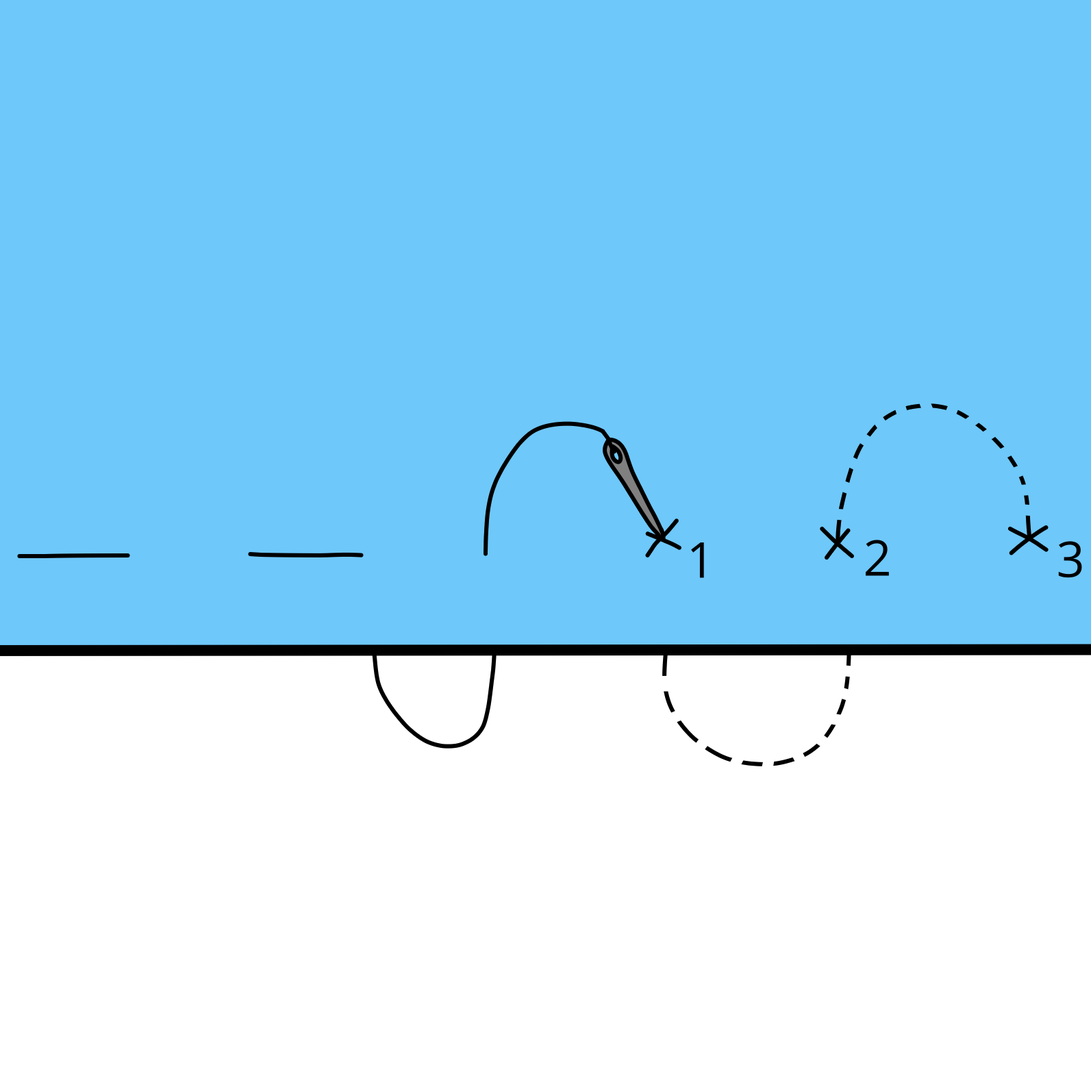
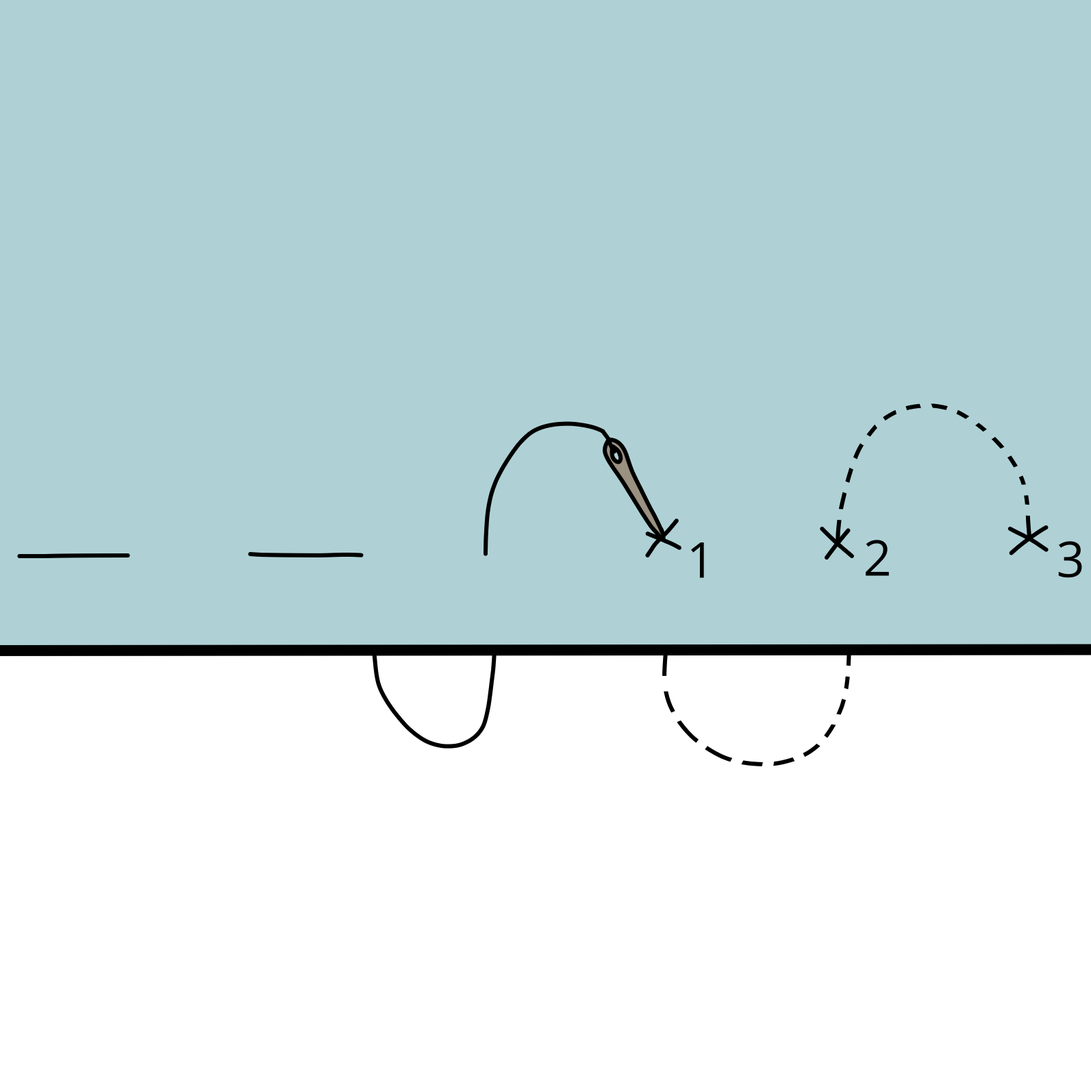
Before/after of a 1091px x 1091px layered artwork. What changed in the layer stack:
painted on "Line art" over [0, 0, 1091, 646]
painted on "Color" over [0, 0, 1091, 646]
painted on "Background" over [0, 0, 1091, 646]
